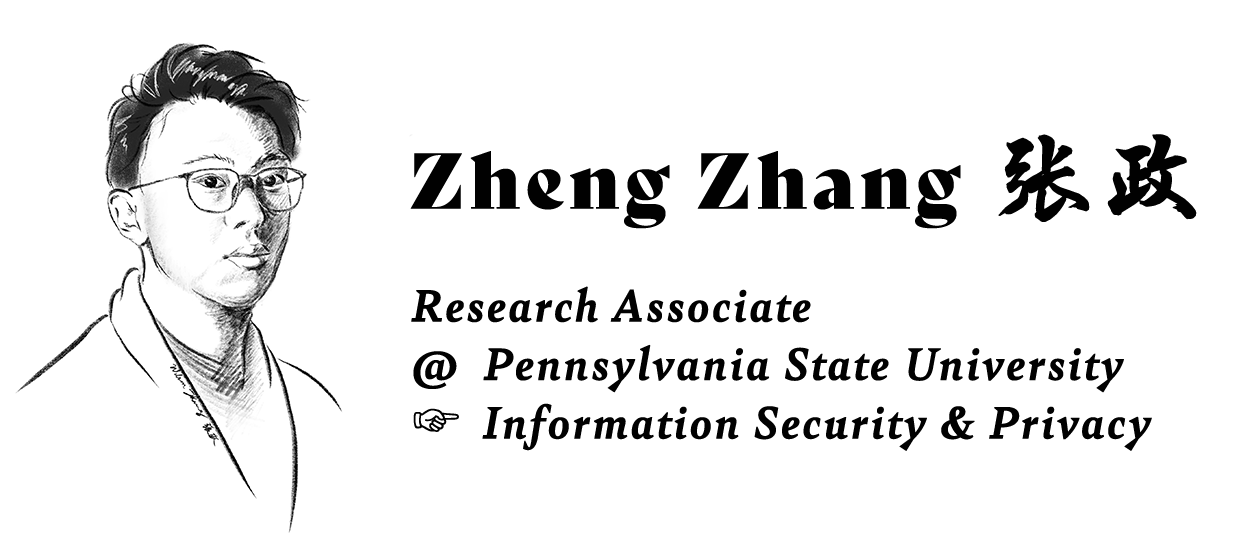
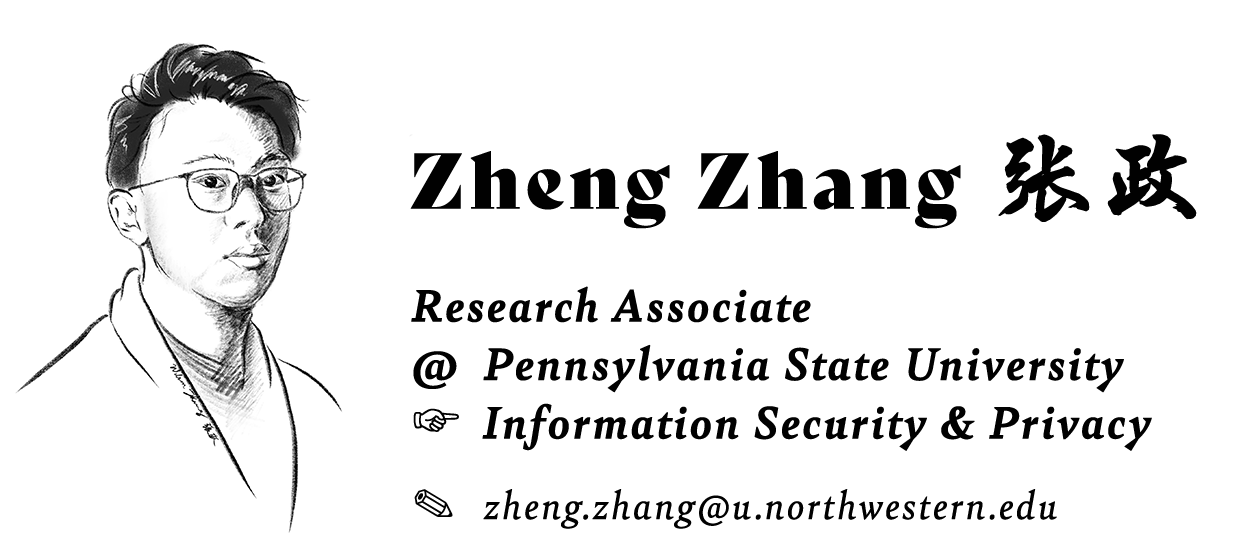
Layered file, before and after one edit (1259×540). Changes by layer:
added layer "email" in group "Text" over left=414, top=489, right=1057, bottom=529
painted on "position" over left=417, top=301, right=1074, bottom=427
